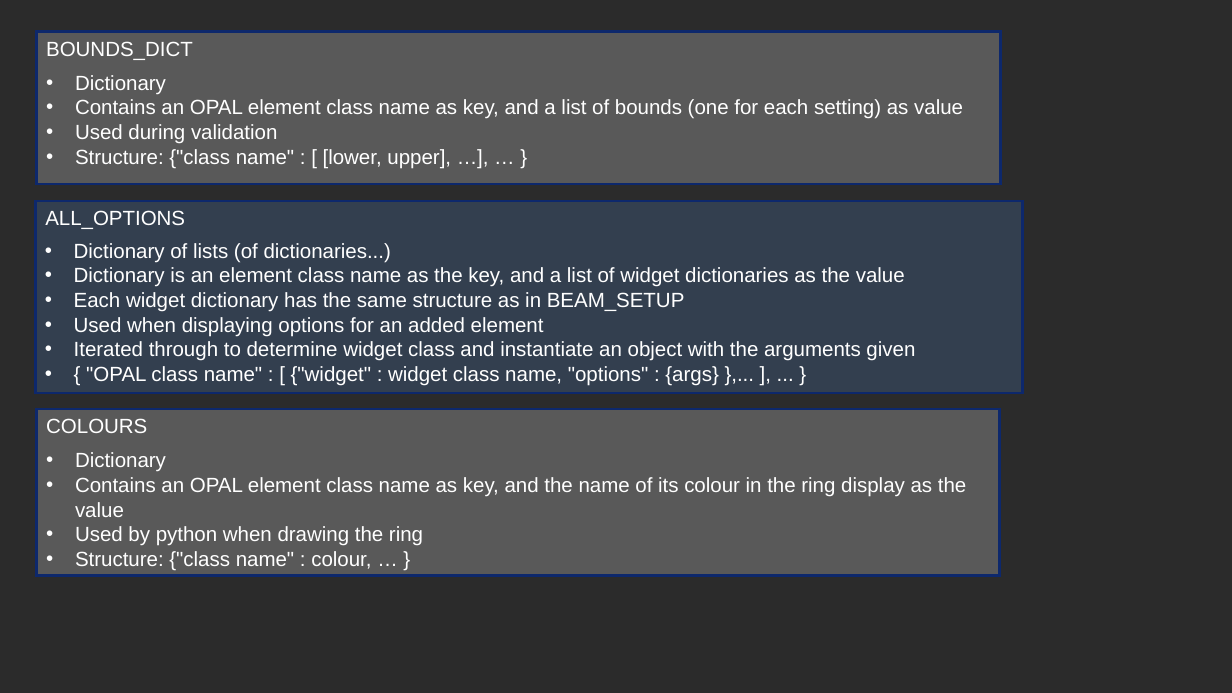
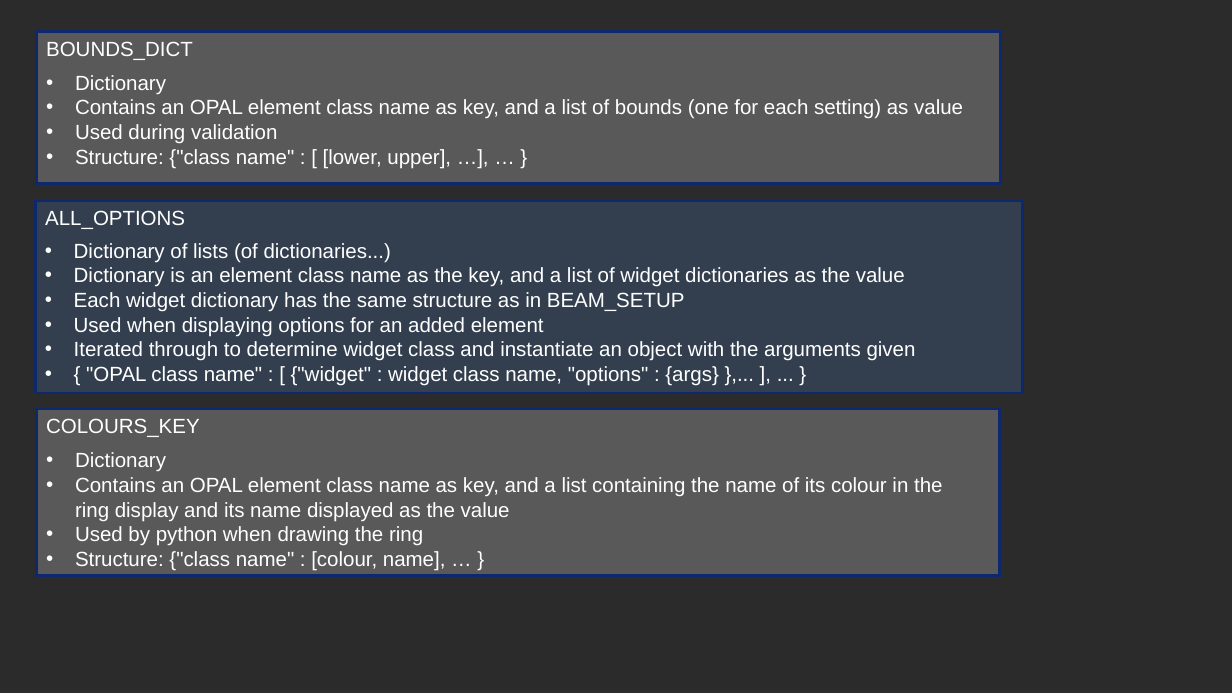
Before and after one commit to ErinW44/OPAL_GUI, a slide deck: slide 23 of GUI_powerpoint.pptx. Drawn at 1232x693 pixels with LibreOffice and Linux fonts; fonts in the diff are those of the drawing; background and template pictures are left out; a plain dark background stands for a picture behind light text. Boxes give left, top, right and bottom in pixels: in the first picture for what was removed or moved away, otherwise in the second. Text is boxed around its words. In the diff, an @@ line names an element or a change of style, - is before the commit and + after.

Commit message:
removed full flag and updated COLOURS

```diff
--- a/GUI_powerpoint.pptx
+++ b/GUI_powerpoint.pptx
@@ text at bbox=[46, 418, 200, 437]: text changed @@
-COLOURS
+COLOURS_KEY
@@ text at bbox=[75, 477, 942, 521]: text changed @@
-• Contains an OPAL element class name as key, and the name of its colour in the ring display as the value
+• Contains an OPAL element class name as key, and a list containing the name of its colour in the ring display and its name displayed as the value
@@ text at bbox=[75, 551, 446, 571]: text changed @@
-• Structure: {"class name" : colour, … }
+• Structure: {"class name" : [colour, name], … }
```
Also in this commit, not shown: 9 other slides changed.
